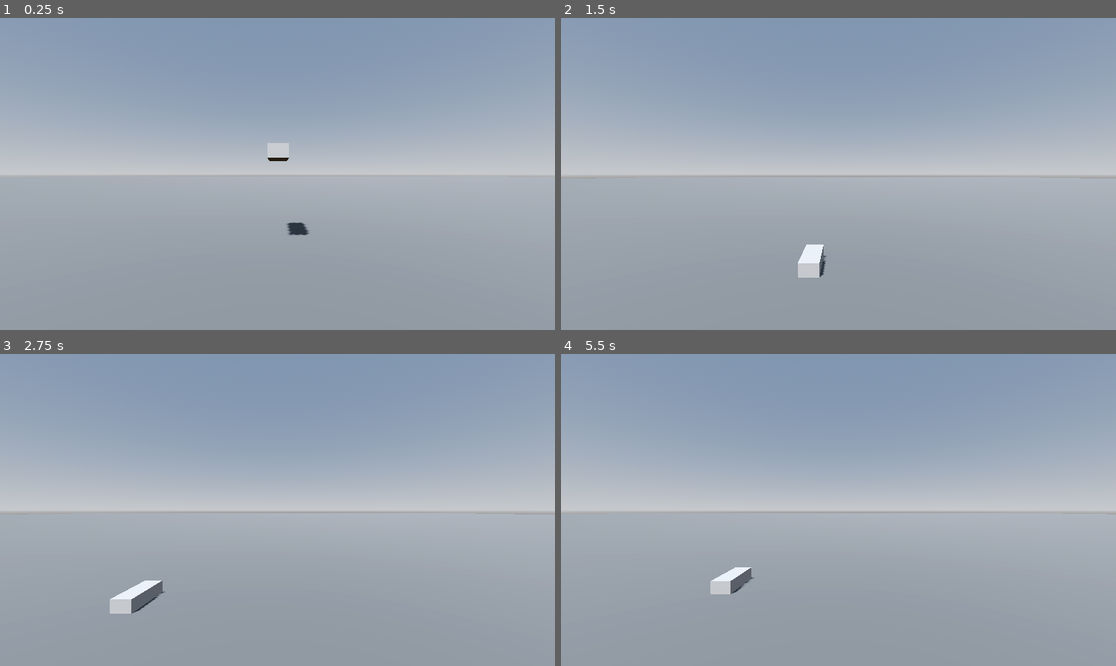
Above: before the commit, frames 1-4 (two rows, left to right).
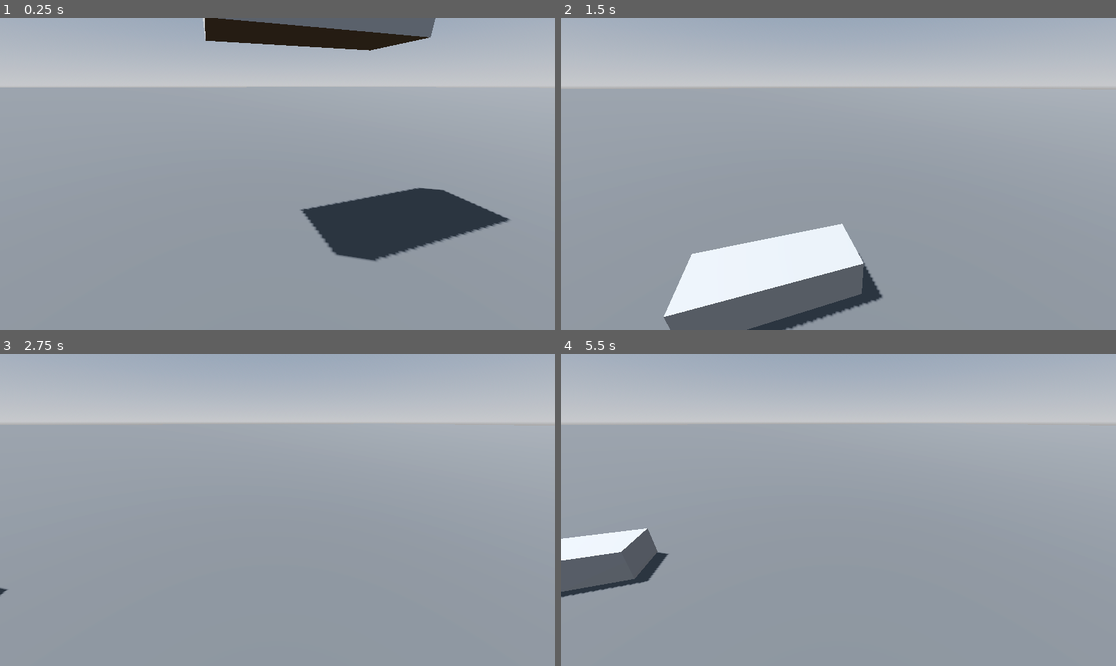
Above: after the commit, the same moments.

Repository: LuuscoTheLover/CarProject
Game: Godot game, scene res://Scenes/level.tscn
Two runs of this game, one before a commit and one after it. Both use one fixed random seed, a clock stepped at 60 frames per second and the inputs below.
Inputs (mouse positions are in pixels of both pictures, inside the frame that each line leads up to):
- Up to frame 1 (0.25 s): no input
- Up to frame 2 (1.5 s): move the mouse to (960, 158) at 0.52 s; hold D 0.53-1.25 s; hold E 0.53-1.25 s; click (960, 158) at 0.67 s; drag from (727, 189) to (810, 236) at 1.27 s
- Up to frame 3 (2.75 s): tap Enter at 2 s; move the mouse to (333, 441) at 2.02 s; hold D from 2.03 s (still down); hold Shift from 2.03 s (still down)
- Up to frame 4 (5.5 s): release D at 2.75 s; release Shift at 2.75 s; drag from (810, 572) to (672, 463) at 2.77 s; tap Space at 3.5 s; move the mouse to (1005, 556) at 3.52 s; hold A 3.53-4.25 s; hold Q 3.53-4.25 s; drag from (672, 463) to (755, 432) at 4.27 s; tap Enter at 5 s; move the mouse to (866, 510) at 5.02 s; hold S from 5.03 s (still down); hold E from 5.03 s (still down); click (866, 510) at 5.17 s

The runs differ from the first frame. In frame 1, 37% of the frame differs, in the area x 0-100%, y 0-79%; in frame 2, 41%, in the area x 0-100%, y 0-100%; in frame 3, 33%; in frame 4, 35%.
Error after the commit: Parse Error: Identifier "DebugDraw3D" not declared in the current scope. (res://Scripts/WheelScript.gd:53)

Commit message:
Suspension, X_force, Z_force
 not wobbly at highspeeds i think, no steeering

Diff:
--- /dev/null
+++ b/Scenes/car.gd
@@ -0,0 +1,12 @@
+extends RigidBody3D
+class_name CarScript
+
+@export var debug : bool
+@export_category("Engine")
+@export var engine_power : float
+@export var drag : float = 10
+
+var accel_input : float
+
+func _process(delta):
+	accel_input = Input.get_axis("reverse", "accelerate")
--- a/Scenes/car.tscn
+++ b/Scenes/car.tscn
@@ -1,27 +1,61 @@
-[gd_scene load_steps=3 format=3 uid="uid://bg8td2smeb1so"]
+[gd_scene load_steps=5 format=3 uid="uid://bg8td2smeb1so"]
+
+[ext_resource type="Script" path="res://Scripts/WheelScript.gd" id="1_mr76y"]
+[ext_resource type="Script" path="res://Scenes/car.gd" id="1_s7myl"]
 
 [sub_resource type="BoxMesh" id="BoxMesh_qdm1j"]
 size = Vector3(1.8, 1.2, 4.5)
 
-[sub_resource type="ConvexPolygonShape3D" id="ConvexPolygonShape3D_h1uvy"]
-points = PackedVector3Array(0.9, 0.6, 2.25, 0.9, -0.6, 2.25, 0.9, 0.6, -2.25, -0.9, 0.6, 2.25, -0.9, -0.6, 2.25, 0.9, -0.6, -2.25, -0.9, 0.6, -2.25, -0.9, -0.6, -2.25)
+[sub_resource type="ConvexPolygonShape3D" id="ConvexPolygonShape3D_mnwoa"]
+points = PackedVector3Array(-0.884127, -0.6, -2.15873, 0.849206, 0.6, 2.10794, 0.869841, -0.6, 2.15873, -0.884127, -0.6, 2.15873, 0.869841, -0.6, -2.15873, -0.863492, 0.6, -2.10794, -0.863492, 0.6, 2.10794, 0.849206, 0.6, -2.10794)
 
 [node name="Car" type="RigidBody3D"]
+mass = 15000.0
+center_of_mass_mode = 1
+script = ExtResource("1_s7myl")
+debug = true
+engine_power = 60000.0
 
 [node name="MeshInstance3D" type="MeshInstance3D" parent="."]
 mesh = SubResource("BoxMesh_qdm1j")
 
 [node name="CollisionShape3D" type="CollisionShape3D" parent="."]
-shape = SubResource("ConvexPolygonShape3D_h1uvy")
+shape = SubResource("ConvexPolygonShape3D_mnwoa")
 
 [node name="FRWheel" type="RayCast3D" parent="."]
-transform = Transform3D(1, 0, 0, 0, 1, 0, 0, 0, 1, 0.8, 0, -1.5)
+transform = Transform3D(1, 0, 0, 0, 1, 0, 0, 0, 1, 0.8, -0.286997, -1.5)
+script = ExtResource("1_mr76y")
+debug = true
+rest_lenght = 1.0
+spring_stiff = 100000.0
+damper_stiff = 20000.0
+tire_grip = 1000.0
 
 [node name="FLWheel" type="RayCast3D" parent="."]
-transform = Transform3D(1, 0, 0, 0, 1, 0, 0, 0, 1, -0.8, 0, -1.5)
+transform = Transform3D(1, 0, 0, 0, 1, 0, 0, 0, 1, -0.8, -0.286997, -1.5)
+script = ExtResource("1_mr76y")
+debug = true
+rest_lenght = 1.0
+spring_stiff = 100000.0
+damper_stiff = 20000.0
+tire_grip = 1000.0
 
 [node name="RRWheel" type="RayCast3D" parent="."]
-transform = Transform3D(1, 0, 0, 0, 1, 0, 0, 0, 1, 0.8, 0, 1.8)
+transform = Transform3D(1, 0, 0, 0, 1, 0, 0, 0, 1, 0.8, -0.286997, 1.5)
+script = ExtResource("1_mr76y")
+debug = true
+rest_lenght = 1.0
+spring_stiff = 100000.0
+damper_stiff = 20000.0
+traction = true
+tire_grip = 1000.0
 
 [node name="RLWheel" type="RayCast3D" parent="."]
-transform = Transform3D(1, 0, 0, 0, 1, 0, 0, 0, 1, -0.8, 0, 1.5)
+transform = Transform3D(1, 0, 0, 0, 1, 0, 0, 0, 1, -0.8, -0.286997, 1.5)
+script = ExtResource("1_mr76y")
+debug = true
+rest_lenght = 1.0
+spring_stiff = 100000.0
+damper_stiff = 20000.0
+traction = true
+tire_grip = 1000.0
--- a/Scenes/level.tscn
+++ b/Scenes/level.tscn
@@ -44,8 +44,8 @@
 shape = SubResource("ConcavePolygonShape3D_gqg7y")
 
 [node name="Camera3D" type="Camera3D" parent="."]
-transform = Transform3D(-0.999994, 0, -0.00338593, 0, 1, 0, 0.00338593, 0, -0.999994, 0, 6.04137, -19.0302)
+transform = Transform3D(-0.305695, 0.379661, -0.87316, 0, 0.91706, 0.398749, 0.952129, 0.121896, -0.280341, -4.73, 3.241, -2.354)
 script = ExtResource("1_fenvs")
 
 [node name="Car" parent="." instance=ExtResource("2_j2icv")]
-transform = Transform3D(1, 0, 0, 0, 1, 0, 0, 0, 1, 0, 8.26825, 0)
+transform = Transform3D(1, 0, 0, 0, 1, 0, 0, 0, 1, 0, 5.05165, 0)
--- a/Scripts/Wheel.gd
+++ /dev/null
@@ -1,13 +0,0 @@
-extends RayCast3D
-
-@onready var car = $"../.."
-
-
-# Called when the node enters the scene tree for the first time.
-func _ready():
-	pass # Replace with function body.
-
-
-# Called every frame. 'delta' is the elapsed time since the previous frame.
-func _process(delta):
-	pass
--- /dev/null
+++ b/Scripts/WheelScript.gd
@@ -0,0 +1,90 @@
+extends RayCast3D
+class_name WheelScript
+
+@export var debug : bool
+
+@export_category("Suspension")
+@export var rest_lenght : float
+@export var spring_stiff : float
+@export var damper_stiff : float
+
+@export_category("Wheel")
+@export var wheel_radius : float = 0.33
+@export var fr_wheel : bool
+@export var fl_wheel : bool
+@export var traction : bool
+
+@export_category("Tire")
+@export var tire_grip : float
+
+@onready var car = $".." as CarScript as RigidBody3D
+
+func _ready():
+	target_position.y = -(rest_lenght + wheel_radius)
+	add_exception(car)
+
+
+func _physics_process(delta):
+	var origin = global_position
+	var collision_point = get_collision_point()
+	var distance = origin.distance_to(collision_point)
+	var force_point = Vector3(collision_point.x, collision_point.y + wheel_radius, collision_point.z)
+
+	suspension(distance, force_point)
+	acceleration(force_point)
+	z_force(force_point)
+	x_force(force_point, delta)
+
+	if Input.is_action_pressed('x'):
+		car.apply_force(global_basis.x * car.engine_power, force_point - car.global_position)
+
+
+
+
+func x_force(force_point, delta):
+	var dir = global_basis.x
+	var world_tire_vel = get_point_velocity(global_position)
+	var vel = dir.dot(world_tire_vel)
+	var force = -vel * tire_grip
+	var x_force = force / delta
+
+	car.apply_force(dir * x_force, force_point - car.global_position)
+	if car.debug:
+		DebugDraw3D.draw_arrow_line(global_position, global_position + (dir * ((x_force / 1000) / 10)), Color.RED, 0.1, true)
+
+func z_force(force_point):
+	var dir = global_basis.z
+	var world_tire_vel = get_point_velocity(global_position)
+	var vel = dir.dot(world_tire_vel)
+	var z_force = (car.mass / car.drag) * vel
+
+	car.apply_force(-dir * z_force, force_point - car.global_position)
+	if car.debug:
+		DebugDraw3D.draw_arrow_line(force_point, force_point + (-dir * ((z_force / 1000) / 10)), Color.BLUE_VIOLET, 0.1, true)
+
+
+func acceleration(force_point):
+	if traction:
+		var accel_dir = -global_basis.z
+		var torque = car.accel_input * car.engine_power
+		car.apply_force(accel_dir * torque, force_point - car.global_position)
+		if car.debug:
+			DebugDraw3D.draw_arrow_line(force_point, force_point - (accel_dir * ((torque / 1000) / 10)), Color.BLUE, 0.1, true)
+
+func suspension(distance, force_point):
+	if is_colliding():
+		var susp_dir = global_basis.y
+		var offset = rest_lenght - distance
+		var world_tire_vel = get_point_velocity(global_position)
+		var vel = susp_dir.dot(world_tire_vel)
+		var suspension_force = (spring_stiff * offset) - (damper_stiff * vel)
+		car.apply_force(suspension_force * susp_dir, force_point - car.global_position)
+
+		if debug:
+			if traction:
+				DebugDraw3D.draw_sphere(force_point, 0.1)
+			DebugDraw3D.draw_arrow_line(global_position, to_global(position + Vector3(-position.x, ((suspension_force / 1000) / 10), -position.z)), Color.GREEN, 0.1, true)
+			DebugDraw3D.draw_line_hit_offset(global_position, Vector3(global_position.x, global_position.y - distance, global_position.z), true, 1, 0.25, Color.RED, Color.RED)
+
+func get_point_velocity(point : Vector3) -> Vector3:
+	return car.linear_velocity + car.angular_velocity.cross(point - car.global_position)
--- a/project.godot
+++ b/project.godot
@@ -14,3 +14,25 @@
 run/main_scene="res://Scenes/level.tscn"
 config/features=PackedStringArray("4.2", "Forward Plus")
 config/icon="res://icon.svg"
+
+[input]
+
+accelerate={
+"deadzone": 0.5,
+"events": [Object(InputEventJoypadMotion,"resource_local_to_scene":false,"resource_name":"","device":-1,"axis":5,"axis_value":1.0,"script":null)
+]
+}
+reverse={
+"deadzone": 0.5,
+"events": [Object(InputEventJoypadMotion,"resource_local_to_scene":false,"resource_name":"","device":-1,"axis":4,"axis_value":1.0,"script":null)
+]
+}
+x={
+"deadzone": 0.5,
+"events": [Object(InputEventJoypadButton,"resource_local_to_scene":false,"resource_name":"","device":-1,"button_index":2,"pressure":0.0,"pressed":true,"script":null)
+]
+}
+
+[physics]
+
+3d/physics_engine="JoltPhysics3D"
Not shown, added: AssetLib/DebugDraw3D/addons/debug_draw_3d/libs/.gdignore
Not shown, added: AssetLib/Jolt/addons/godot-jolt/LICENSE.txt
Not shown, added: AssetLib/Jolt/addons/godot-jolt/THIRDPARTY.txt
Not shown, added: AssetLib/DebugDraw3D/addons/debug_draw_3d/LICENSE
Not shown, added: AssetLib/DebugDraw3D/addons/debug_draw_3d/debug_draw_3d.gdextension
Not shown, added: AssetLib/DebugDraw3D/addons/debug_draw_3d/libs/libdd3d.android.template_debug.arm32.so
Not shown, added: AssetLib/DebugDraw3D/addons/debug_draw_3d/libs/libdd3d.android.template_debug.arm64.so
Not shown, added: AssetLib/DebugDraw3D/addons/debug_draw_3d/libs/libdd3d.android.template_debug.x86_32.so
Not shown, added: AssetLib/DebugDraw3D/addons/debug_draw_3d/libs/libdd3d.android.template_debug.x86_64.so
Not shown, added: AssetLib/DebugDraw3D/addons/debug_draw_3d/libs/libdd3d.android.template_release.arm32.so
Not shown, added: AssetLib/DebugDraw3D/addons/debug_draw_3d/libs/libdd3d.android.template_release.arm64.so
Not shown, added: AssetLib/DebugDraw3D/addons/debug_draw_3d/libs/libdd3d.android.template_release.x86_32.so
(and 39 more such lines)
